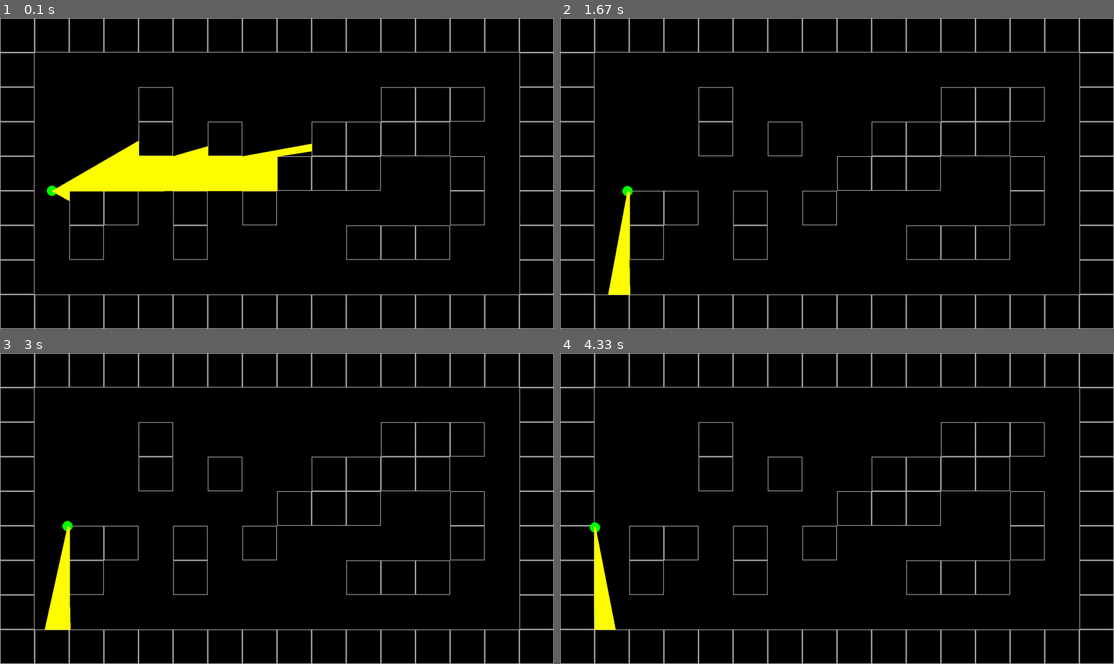
Above: before the commit, frames 1-4 (two rows, left to right).
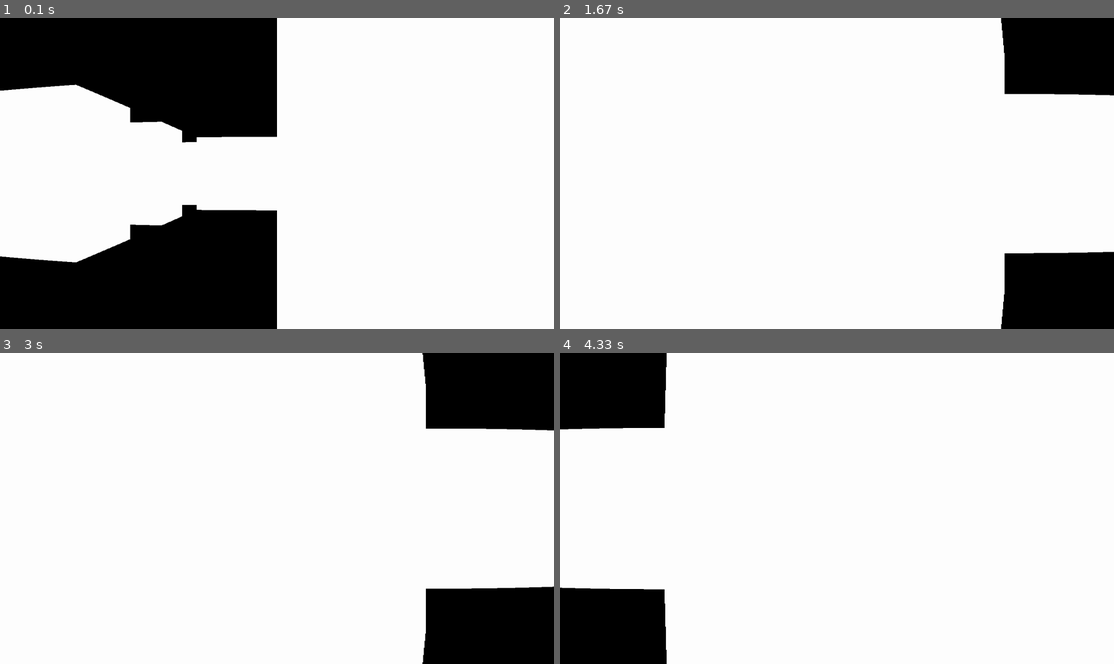
Above: after the commit, the same moments.

Repository: GuilhermeJuventino/pygame-raycast
Game: pygame game, started from main.py
Same seed, same stepped clock (60 frames per second), same inputs: the game is played once before the commit and once after it.
Inputs:
- Up to frame 1 (0.1 s): no input
- Up to frame 2 (1.67 s): hold Right 0.33-0.8 s; hold Right 0.83-1.3 s; hold Left from 1.33 s (still down); hold A from 1.33 s (still down)
- Up to frame 3 (3 s): release Left at 1.87 s; release A at 1.87 s; hold Left 1.9-2.3 s; hold A 1.9-2.3 s; hold Right 2.33-2.97 s; hold D 2.33-2.97 s
- Up to frame 4 (4.33 s): hold Left 3-3.47 s; hold A 3-3.47 s; hold Right 3.5-3.97 s; hold D 3.5-3.97 s; hold Right from 4 s (still down); hold D from 4 s (still down)

The runs differ from the first frame. In frame 1, 71% of the frame differs, in the area x 0-100%, y 0-100%; in frame 2, 91%; in frame 3, 89%; in frame 4, 92%.

Commit message:
Added the basic pseudo-3d projection

Diff:
--- a/constants.py
+++ b/constants.py
@@ -2,6 +2,7 @@
 
 # game settings
 SCREEN_WIDTH, SCREEN_HEIGHT = 1600, 900
+HALF_WIDTH, HALF_HEIGHT = SCREEN_WIDTH // 2, SCREEN_HEIGHT // 2
 FPS = 0
 
 # player settings
@@ -17,3 +18,6 @@
 HALF_NUM_RAYS = NUM_RAYS // 2
 DELTA_ANGLE = FOV / NUM_RAYS
 MAX_DEPTH = 20
+
+SCREEN_DIST = HALF_WIDTH / math.tan(HALF_FOV)
+SCALE = SCREEN_WIDTH // NUM_RAYS
--- a/main.py
+++ b/main.py
@@ -29,8 +29,8 @@
 
     def draw(self):
         self.window.fill("black")
-        self.map.draw()
-        self.player.draw()
+        #self.map.draw()
+        #self.player.draw()
 
     def check_events(self):
         for event in pygame.event.get():
--- a/raycasting.py
+++ b/raycasting.py
@@ -58,9 +58,12 @@
             else:
                 depth = depth_hor
 
-            # draw for debug
-            pygame.draw.line(self.game.window, "yellow", (100 * ox, 100 * oy),
-                             (100 * ox + 100 * depth * cos_a, 100 * oy + 100 * depth * sin_a), 2)
+            # projection
+            proj_height = c.SCREEN_DIST / (depth + 0.0001)
+
+            # drawing walls
+            pygame.draw.rect(self.game.window, "white",
+                             (ray * c.SCALE, c.HALF_HEIGHT - proj_height // 2, c.SCALE, proj_height))
 
             ray_angle += c.DELTA_ANGLE
 
